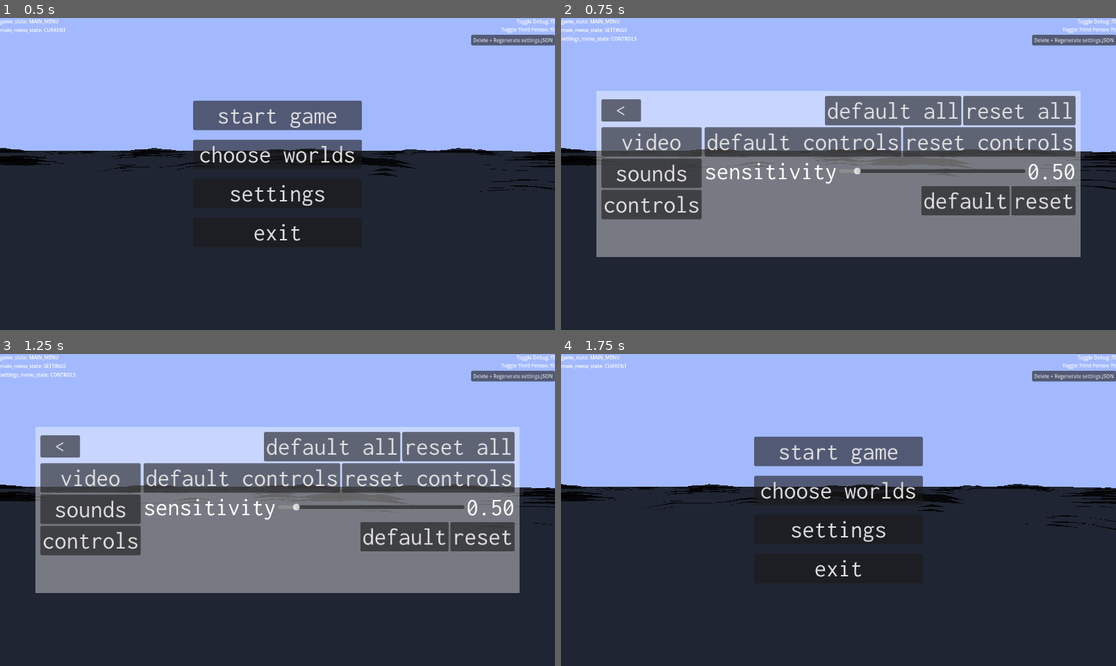
Above: before the commit, frames 1-4 (two rows, left to right).
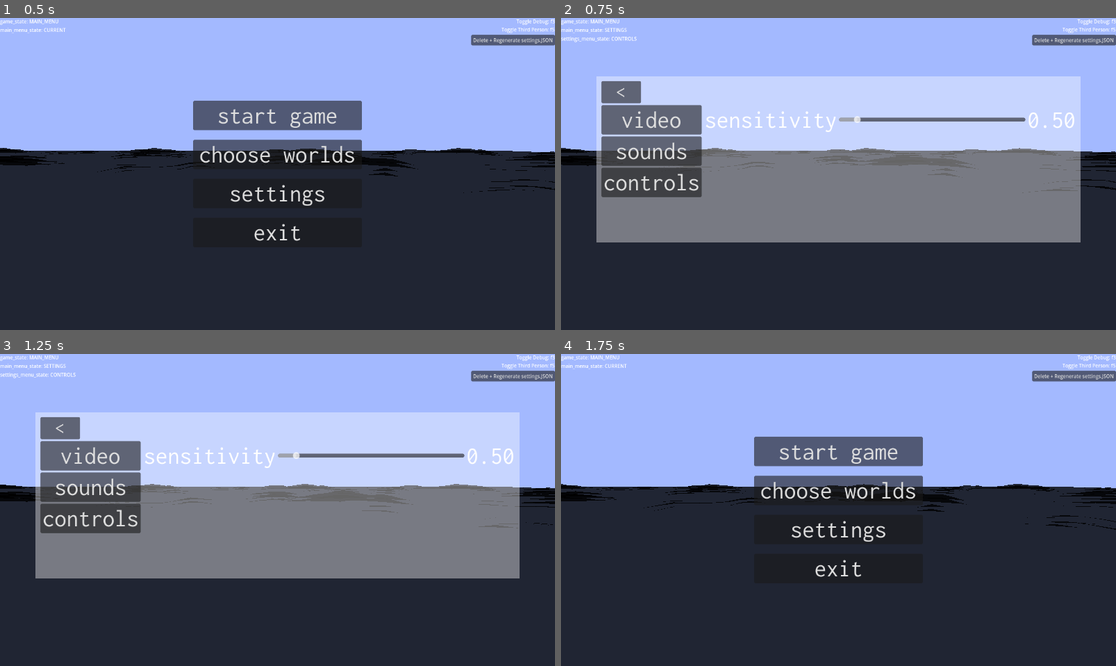
Above: after the commit, the same moments.

Repository: illogicalapple/open-water
Game: Godot game, scene res://scenes/start_menu.tscn
The game is run twice, just before and just after one commit, with the same random seed, the same clock (stepped at 60 frames per second) and the same inputs.
Inputs:
- Up to frame 1 (0.5 s): no input
- Up to frame 2 (0.75 s): click "settings" at 0.5 s
- Up to frame 3 (1.25 s): no input
- Up to frame 4 (1.75 s): click "<" at 1.25 s

Frame 1 is identical in both runs. In frame 2, 26% of the frame differs, in the area x 6-94%, y 18-77%; in frame 3, 26%; in frame 4, nothing differs.

Commit message:
made appropriate defaut/reset buttons show up only when they are needed

Diff:
--- a/scenes/SettingsSubMenuSelector.gd
+++ b/scenes/SettingsSubMenuSelector.gd
@@ -7,6 +7,10 @@
 @export var key_map_submenu : ControlsSubMenu
 
 func _ready() -> void:
+	pass
+
+# Called when settings is entered.
+func pick_current_state() -> void:
 	match current_state:
 		States.SettingsMenuStates.CONTROLS:
 			_on_controls_pressed()
--- a/scenes/controls_sub_menu.gd
+++ b/scenes/controls_sub_menu.gd
@@ -1,13 +1,117 @@
 extends Control
 class_name ControlsSubMenu # Giving class name cus want auto-complete.
 
+var default_property_changes : Dictionary = {}
+var revert_property_changes : Dictionary = {}
+
+# Later: change function so doesn't need to repeat code for default and reset
+func set_buttons_visibility(value: float, key : String) -> void:
+	# Check for default button:
+	var default_button : Button = get_button_from_key(key ,false)
+	var default_value = get_default_value_of_property_key(key)
+
+	if value == default_value:
+		#print ("value is default")
+		# Remove default button's visibility, value is already default.
+		default_property_changes.erase(key) # it's fine to call erase even if it doesn't have key.
+
+		# Hide the property default button:
+		default_button.visible = false
+
+		# Check if submenu's default button needs to be set to invisible too:
+		if default_property_changes.is_empty():
+			default_all.visible = false
+	else:
+		default_property_changes[key] = null # create a key inside. Needs a value (but it is arbitrary, use smallest),
+		# Show the property default button:
+		default_button.visible = true
+		# Show the submenu default button:
+		default_all.visible = true
+
+	###
+
+	# Check for reset button: unless NOT in settings in the first place.
+	if States.settings_menu_state == States.SettingsMenuStates.NONE:
+		return
+
+	var reset_button : Button = get_button_from_key(key ,true)
+	var reset_value = get_reset_value_of_property_key(key)
+	if value == reset_value:
+		# Remove default button's visibility, value is already default.
+		revert_property_changes.erase(key) # it's fine to call erase even if it doesn't have key.
+
+		# Hide the property default button:
+		reset_button.visible = false
+
+		# Check if submenu's default button needs to be set to invisible too:
+		if revert_property_changes.is_empty():
+			reset_all.visible = false
+	else:
+		revert_property_changes[key] = null # create a key inside. Needs a value (but it is arbitrary, use smallest),
+		# Show the property default button:
+		reset_button.visible = true
+		# Show the submenu default button:
+		reset_all.visible = true
+
+	# Check for global default and reset's visibility
+	Settings.set_default_and_reset_button_visibility()
+
+
+func get_button_from_key(key : String, reset_button : bool) -> Button:
+	match key:
+		"MOUSE_SENSITIVITY":
+			return reset_mouse_sensitivity if reset_button else default_mouse_sensitivity
+		_:
+			printerr("can't get default button. Unknown key: ", key)
+			return null
+
+
+func get_default_value_of_property_key(key : String):
+	var settings_key = Settings.get_setting_key_from_submenu_or_null(self)
+	if settings_key == null:
+		printerr("cant check default value!")
+		return
+
+	if not Settings.default_setting.has(settings_key):
+		printerr("can't get : ", settings_key, " inside default_setting")
+		return
+
+	var submenu_default_settings = Settings.default_setting[settings_key]
+
+	var default_save_value = submenu_default_settings[key]  #[node_path, property_path, value]
+
+	return default_save_value[2]
+
+
+func get_reset_value_of_property_key(key : String):
+	var settings_key = Settings.get_setting_key_from_submenu_or_null(self)
+	if settings_key == null:
+		printerr("cant check reset value!")
+		return
+	var submenu_default_settings = Settings.reset_setting[settings_key]
+
+	var default_save_value = submenu_default_settings[key]  #[node_path, property_path, value]
+
+	return default_save_value[2]
+
+
+
+
 #@export_group("Labels")
 # Using category instead of group because don't want to expand group every time.
+@export_category("Property Nodes")
+@export var mouse_sensitivity_slider : HSlider
+
 @export_category("Labels")
 @export var mouse_sensitivity_label : Label
 
-@export_category("Property Nodes")
-@export var mouse_sensitivity_slider : HSlider
+@export_group("Default Buttons" , "default_")
+@export var default_all : Button
+@export var default_mouse_sensitivity : Button
+
+@export_group("Reset Buttons" , "reset_")
+@export var reset_all : Button
+@export var reset_mouse_sensitivity : Button
 
 # Storing save data with 3 values for now.
 # 1. Key for its dictionary (e.g., "FOV")
@@ -24,6 +128,23 @@
 # Called when the node enters the scene tree for the first time.
 func _ready() -> void:
 	mouse_sensitivity_label.text = str("%0.2f" % mouse_sensitivity_slider.value)
+	Settings.visibility_changed.connect(hide_all_reset_buttons)
+	Settings.settings_loaded.connect(set_all_buttons_visibility)
+	#set_all_buttons_visibility()
+	#hide_all_reset_buttons()
+
+func set_all_buttons_visibility() -> void:
+	for key in key_paths.keys():
+		var node_path = key_paths[key][0]
+		var property_path = key_paths[key][1]
+		var value = get_node(node_path).get_indexed(property_path)
+		set_buttons_visibility(value, key)
+
+func hide_all_reset_buttons() -> void:
+	if Settings.visible == false:
+		reset_all.visible = false
+		reset_mouse_sensitivity.visible = false
+
 
 #@warning_ignore("native_method_override")
 #func get_class():
@@ -47,6 +168,11 @@
 		return
 	Settings.settings[settings_key] [key] = save_value
 
+	set_buttons_visibility(value, key)
+
+
+
+
 # For any setting:
 func set_to_default(key : String) -> void:
 	Settings.default_single_setting(key, self)
@@ -75,19 +201,3 @@
 # Getters:
 func get_mouse_sensitivity() -> float:
 	return mouse_sensitivity_slider.value
-
-
-
-#func _on_visibility_changed() -> void:
-#	# May be entering or exiting... [may be hidden or visible]
-#	# Entering if not currently set to the corresponding state
-#	if States != null: # Will be null when game starts up. Node is not ready()
-#		if States.settings_menu_state != States.SettingsMenuStates.KEY_MAPPING:
-#			# Entering
-#			#print ("entering")
-#			States.settings_menu_state = States.SettingsMenuStates.KEY_MAPPING
-#		else:
-#			# Exiting.
-#			#print ("exiting")
-#			States.settings_menu_state = States.SettingsMenuStates.CURRENT
-#
--- a/scenes/controls_sub_menu.tscn
+++ b/scenes/controls_sub_menu.tscn
@@ -2,7 +2,7 @@
 
 [ext_resource type="Script" path="res://scenes/controls_sub_menu.gd" id="1_rb8xs"]
 
-[node name="ControlsSubMenu" type="VBoxContainer" node_paths=PackedStringArray("mouse_sensitivity_label", "mouse_sensitivity_slider")]
+[node name="ControlsSubMenu" type="VBoxContainer" node_paths=PackedStringArray("mouse_sensitivity_slider", "mouse_sensitivity_label", "default_all", "default_mouse_sensitivity", "reset_all", "reset_mouse_sensitivity")]
 anchors_preset = 15
 anchor_right = 1.0
 anchor_bottom = 1.0
@@ -10,8 +10,12 @@
 grow_vertical = 2
 size_flags_horizontal = 3
 script = ExtResource("1_rb8xs")
+mouse_sensitivity_slider = NodePath("ControlsSettings/VBoxContainer/Mouse Sensitivity/HBoxVontainer/DPISlider")
 mouse_sensitivity_label = NodePath("ControlsSettings/VBoxContainer/Mouse Sensitivity/HBoxVontainer/Value")
-mouse_sensitivity_slider = NodePath("ControlsSettings/VBoxContainer/Mouse Sensitivity/HBoxVontainer/DPISlider")
+default_all = NodePath("SubMenu Local Buttons/Default submenu")
+default_mouse_sensitivity = NodePath("ControlsSettings/VBoxContainer/Mouse Sensitivity/HBoxContainer/default")
+reset_all = NodePath("SubMenu Local Buttons/Reset submenu")
+reset_mouse_sensitivity = NodePath("ControlsSettings/VBoxContainer/Mouse Sensitivity/HBoxContainer/reset")
 
 [node name="SubMenu Local Buttons" type="HBoxContainer" parent="."]
 layout_mode = 2
--- a/scenes/settings.gd
+++ b/scenes/settings.gd
@@ -4,12 +4,83 @@
 ## Currentlt also saves/loads settings variables.
 ## May put loading/saving into another class instead in the future.
 
+signal settings_loaded
+
+@export var default_button : Button
+@export var reset_button : Button
+
 @export var submenu_selector : Node
 
 @export var video_submenu : VideoSubMenu
 #@export var keymap_submenu : KeyMapSubMenu
 @export var controls_submenu : ControlsSubMenu
 
+# Holds REFERENCES/POINTERS to dictionaries. Not copies.
+@onready var submenu_default_property_changes : Array[Dictionary] = [
+	video_submenu.default_property_changes,
+	controls_submenu.default_property_changes,
+]
+# Holds REFERENCES/POINTERS to dictionaries. Not copies.
+@onready var submenu_reset_property_changes : Array[Dictionary] = [
+	video_submenu.revert_property_changes,
+	controls_submenu.revert_property_changes,
+]
+
+# Later: change function so doesn't need to repeat code for default and reset
+func set_default_and_reset_button_visibility() -> void:
+	var submenu_default_property_changes : Array[Dictionary] = [
+		video_submenu.default_property_changes,
+		controls_submenu.default_property_changes,
+	]
+	# Holds REFERENCES/POINTERS to dictionaries. Not copies.
+	var submenu_reset_property_changes : Array[Dictionary] = [
+		video_submenu.revert_property_changes,
+		controls_submenu.revert_property_changes,
+	]
+
+	# Checks for default
+	# If all default_property_changes dictionaries in submenus are empty.
+	# Set to invisible. Else visible.
+
+	# Check if any dictionary is NOT empty:
+	if (
+		submenu_default_property_changes.any(
+		func (dict : Dictionary):
+			if not dict.is_empty():
+				print ("not empty dict: ", dict)
+				return true
+			else:
+				print ("all defaults are empty")
+				return false
+	)):
+		# something is not empty. Keep global default button visible.
+		default_button.visible = true
+	else:
+		#print ("all defaults are empty?")
+		default_button.visible = false
+
+	# Checks for reset
+	# If all revert_property_changes dictionaries in submenus are empty.
+	# Set to invisible. Else visible.
+
+	# Check if any dictionary is NOT empty:
+	if (
+		submenu_reset_property_changes.any(
+		func (dict : Dictionary) :
+			if not dict.is_empty():
+				return true
+			else:
+				return false
+	)):
+		# something is not empty. Keep global reset button visible.
+		reset_button.visible = true
+	else:
+		reset_button.visible = false
+
+
+
+
+
 #enum VideoSettings {FOV}
 
 func get_value(node : NodePath, property_path : NodePath):
@@ -23,10 +94,14 @@
 
 ## Stores all settings from below.
 ## Is the variant that is serialized into settings.json.
-var settings : Dictionary = {
-	"video_settings" : {},
+@onready var settings : Dictionary = {
+	"video_settings" : {
+		"default_property_changes": video_submenu.default_property_changes
+	},
 	"audio_settings" : {},
-	"controls_settings": {},
+	"controls_settings": {
+		"default_property_changes": controls_submenu.default_property_changes
+	},
 }
 
 ## Set when settings menu is entered. Cleared when settings menu exits
@@ -36,6 +111,7 @@
 # Called when the node enters the scene tree for the first time.
 func _ready() -> void:
 	visible = false
+	reset_button.visible = false
 
 	load_and_set()
 
@@ -43,14 +119,11 @@
 func load_and_set(regenerate_default : bool = true) -> void:
 	# Create default_settings: empty dictionaries.
 	if regenerate_default:
-		default_setting = {
-			"video_settings" : {},
-			"audio_settings" : {},
-			"controls_settings": {},
-		}
+		default_setting = settings.duplicate(true)
 
 	# Load settings.
 	load_settings()
+
 
 	# Goes through all settings in sub_menus to set the default.
 	if regenerate_default:
@@ -64,7 +137,7 @@
 
 	set_all_setting_values()
 	#print ("loaded settings: ", default_setting)
-
+	settings_loaded.emit()
 
 # Check to see if settings does NOT have any values in default.
 # If this is the case a new setting has been added and MUST be duplicated into settings.
@@ -145,12 +218,20 @@
 	#print ("\nreset settings: ", reset_setting)
 	States.settings_menu_state = submenu_selector.current_state
 
+	submenu_selector.pick_current_state()
+
 # Called when exited from MainMenu and EscapeMenu
 func exited() -> void:
 	#print ("exited")
 	visible = false
 	save_settings()
-	reset_setting = {}
+
+	# Clear all reset settings:
+	reset_setting.clear()
+	reset_button.visible = false
+	for dict in submenu_reset_property_changes:
+		dict.clear()
+
 
 func exit_settings_menu() -> void:
 	# For now, settings menu can can be either from
@@ -177,6 +258,7 @@
 		var specific_settings = settings[setting_key] # iterates over "video_settings" and "controls_settings", etc.
 
 		for key in specific_settings.keys(): # e.g., all keys in settings["video_settings"]
+			if key == "default_property_changes": continue
 			var array_val = specific_settings[key]
 			var node_path = array_val[0]
 			var property_path = array_val[1]
@@ -201,6 +283,7 @@
 
 	# Sets all values to default.
 	for key in default_specific_settings.keys():
+		if key == "default_property_changes": continue
 		if not default_specific_settings.has(key):
 			printerr("attempt to reset setting [", key, "] failed. default settings of", setting_key , " does not have key.")
 			continue
@@ -231,7 +314,7 @@
 
 	# Sets all values to reset values.
 	for key in reset_specific_settings.keys():
-
+		if key == "default_property_changes": continue
 		if not reset_specific_settings.has(key):
 			printerr("attempt to reset setting [", key, "] failed. reset settings of", setting_key , " does not have key.")
 			continue
@@ -405,6 +488,21 @@
 #			print_debug("Settings gotten form JSON data: ", settings)
 
 		settings = parsed_settings_result
+
+		#settings_loaded.emit()
+
+		# load all default_property_changes in each submenu
+		for setting_key in settings.keys():
+			var submenu = get_submenu_from_settings_key_or_null(setting_key)
+
+			if not settings[setting_key].has("default_property_changes"):
+				# temporarily commenting out!
+				#printerr(setting_key , ": does not have default_property_changes! Please regenerate settings.JSON")
+				return
+
+			submenu.default_property_changes = settings[setting_key]["default_property_changes"]
+
+
 		#print ("parsed settings: ", settings)
 	else:
 		settings = default_setting.duplicate(true)
--- a/scenes/settings_menu.tscn
+++ b/scenes/settings_menu.tscn
@@ -6,23 +6,26 @@
 [ext_resource type="PackedScene" uid="uid://bh0qaoarf0pas" path="res://scenes/controls_sub_menu.tscn" id="4_ogpwa"]
 [ext_resource type="PackedScene" uid="uid://b4wwldpq1vint" path="res://scenes/video_sub_menu.tscn" id="5_llo0m"]
 
-[node name="Settings" type="CanvasLayer" node_paths=PackedStringArray("submenu_selector", "video_submenu", "controls_submenu")]
+[node name="Settings" type="CanvasLayer" node_paths=PackedStringArray("default_button", "reset_button", "submenu_selector", "video_submenu", "controls_submenu")]
 process_mode = 3
 script = ExtResource("1_oid88")
+default_button = NodePath("MarginContainer/MarginContainer/VBoxContainer/GlobalButtons/HBoxContainer/Default all")
+reset_button = NodePath("MarginContainer/MarginContainer/VBoxContainer/GlobalButtons/HBoxContainer/Reset all")
 submenu_selector = NodePath("MarginContainer/MarginContainer/VBoxContainer/SubMenus/SubMenuSelector")
 video_submenu = NodePath("MarginContainer/MarginContainer/VBoxContainer/SubMenus/VideoSubMenu")
 controls_submenu = NodePath("MarginContainer/MarginContainer/VBoxContainer/SubMenus/ControlsSubMenu")
 
 [node name="MarginContainer" type="MarginContainer" parent="."]
+custom_minimum_size = Vector2(1004, 345)
 anchors_preset = 8
 anchor_left = 0.5
 anchor_top = 0.5
 anchor_right = 0.5
 anchor_bottom = 0.5
-offset_left = -382.0
+offset_left = -502.0
 offset_top = -172.5
-offset_right = 382.0
-offset_bottom = 172.5
+offset_right = 502.0
+offset_bottom = 111.5
 grow_horizontal = 2
 grow_vertical = 2
 theme = ExtResource("1_chgt2")
--- a/scenes/video_sub_menu.tscn
+++ b/scenes/video_sub_menu.tscn
@@ -2,7 +2,7 @@
 
 [ext_resource type="Script" path="res://scenes/video_submenu.gd" id="1_1udyx"]
 
-[node name="VideoSubMenu" type="VBoxContainer" node_paths=PackedStringArray("fov_slider_label", "fov_slider")]
+[node name="VideoSubMenu" type="VBoxContainer" node_paths=PackedStringArray("fov_slider", "fov_slider_label", "default_all", "default_FOV", "reset_all", "reset_FOV")]
 anchors_preset = 15
 anchor_right = 1.0
 anchor_bottom = 1.0
@@ -10,8 +10,12 @@
 grow_vertical = 2
 size_flags_horizontal = 3
 script = ExtResource("1_1udyx")
+fov_slider = NodePath("VideoSettings/VBoxContainer/FOV/HBoxVontainer/FOVSlider")
 fov_slider_label = NodePath("VideoSettings/VBoxContainer/FOV/HBoxVontainer/Value")
-fov_slider = NodePath("VideoSettings/VBoxContainer/FOV/HBoxVontainer/FOVSlider")
+default_all = NodePath("SubMenu Local Buttons/Default submenu")
+default_FOV = NodePath("VideoSettings/VBoxContainer/FOV/HBoxContainer/default")
+reset_all = NodePath("SubMenu Local Buttons/Reset submenu")
+reset_FOV = NodePath("VideoSettings/VBoxContainer/FOV/HBoxContainer/reset")
 
 [node name="SubMenu Local Buttons" type="HBoxContainer" parent="."]
 layout_mode = 2
--- a/scenes/video_submenu.gd
+++ b/scenes/video_submenu.gd
@@ -1,13 +1,120 @@
 extends Control
 class_name VideoSubMenu # Giving class name cus want auto-complete.
 
+var default_property_changes : Dictionary = {}
+var revert_property_changes : Dictionary = {}
+
+# Later: change function so doesn't need to repeat code for default and reset
+func set_buttons_visibility(value: float, key : String) -> void:
+	# Check for default button:
+	var default_button : Button = get_button_from_key(key ,false)
+	var default_value = get_default_value_of_property_key(key)
+
+	if value == default_value:
+		print ("vale is default")
+		# Remove default button's visibility, value is already default.
+		default_property_changes.erase(key) # it's fine to call erase even if it doesn't have key.
+
+		# Hide the property default button:
+		default_button.visible = false
+
+		# Check if submenu's default button needs to be set to invisible too:
+		if default_property_changes.is_empty():
+			default_all.visible = false
+	else:
+		print ("value is not default")
+		default_property_changes[key] = null # create a key inside. Needs a value (but it is arbitrary, use smallest),
+
+		print ("created default key: ", default_property_changes)
+
+		# Show the property default button:
+		default_button.visible = true
+		# Show the submenu default button:
+		default_all.visible = true
+
+	# Check for reset button: unless NOT in settings in the first place.
+	if States.settings_menu_state == States.SettingsMenuStates.NONE:
+		# Check for global default and reset's visibility
+		Settings.set_default_and_reset_button_visibility()
+		return
+
+	var reset_button : Button = get_button_from_key(key ,true)
+	var reset_value = get_reset_value_of_property_key(key)
+	if value == reset_value:
+		# Remove default button's visibility, value is already default.
+		revert_property_changes.erase(key) # it's fine to call erase even if it doesn't have key.
+
+		# Hide the property default button:
+		reset_button.visible = false
+
+		# Check if submenu's default button needs to be set to invisible too:
+		if revert_property_changes.is_empty():
+			reset_all.visible = false
+	else:
+		revert_property_changes[key] = null # create a key inside. Needs a value (but it is arbitrary, use smallest),
+		# Show the property default button:
+		reset_button.visible = true
+		# Show the submenu default button:
+		reset_all.visible = true
+
+	# Check for global default and reset's visibility
+	Settings.set_default_and_reset_button_visibility()
+
+
+func get_button_from_key(key : String, reset_button : bool) -> Button:
+	match key:
+		"FOV":
+			return reset_FOV if reset_button else default_FOV
+		_:
+			printerr("can't get default button. Unknown key: ", key)
+			return null
+
+
+func get_default_value_of_property_key(key : String):
+	var settings_key = Settings.get_setting_key_from_submenu_or_null(self)
+	if settings_key == null:
+		printerr("cant check default value!")
+		return
+
+	if not Settings.default_setting.has(settings_key):
+		printerr("can't get : ", settings_key, " inside default_setting")
+		return
+
+	var submenu_default_settings = Settings.default_setting[settings_key]
+
+	var default_save_value = submenu_default_settings[key]  #[node_path, property_path, value]
+
+	return default_save_value[2]
+
+
+func get_reset_value_of_property_key(key : String):
+	var settings_key = Settings.get_setting_key_from_submenu_or_null(self)
+	if settings_key == null:
+		printerr("cant check reset value!")
+		return
+	var submenu_default_settings = Settings.reset_setting[settings_key]
+
+	var default_save_value = submenu_default_settings[key]  #[node_path, property_path, value]
+
+	return default_save_value[2]
+
+
 #@export_group("Labels")
 # Using category instead of group because don't want to expand group every time.
+@export_category("Property Nodes")
+@export var fov_slider : HSlider
+
 @export_category("Labels")
 @export var fov_slider_label : Label
 
-@export_category("Property Nodes")
-@export var fov_slider : HSlider
+@export_group("Default Buttons" , "default_")
+@export var default_all : Button
+@export var default_FOV : Button
+
+@export_group("Reset Buttons" , "reset_")
+@export var reset_all : Button
+@export var reset_FOV : Button
+
 #@export var mouse_sensitivity_slider : HSlider
 
 # Storing save data with 3 values for now.
@@ -25,6 +132,23 @@
 # Called when the node enters the scene tree for the first time.
 func _ready() -> void:
 	fov_slider_label.text = str(fov_slider.value)
+	Settings.visibility_changed.connect(hide_all_reset_buttons)
+	Settings.settings_loaded.connect(set_all_buttons_visibility)
+	#set_all_buttons_visibility()
+	#hide_all_reset_buttons()
+
+func set_all_buttons_visibility() -> void:
+	for key in key_paths.keys():
+		var node_path = key_paths[key][0]
+		var property_path = key_paths[key][1]
+		var value = get_node(node_path).get_indexed(property_path)
+		set_buttons_visibility(value, key)
+
+
+func hide_all_reset_buttons() -> void:
+	if Settings.visible == false:
+		reset_all.visible = false
+		reset_FOV.visible = false
 
 #@warning_ignore("native_method_override")
 #func get_class():
@@ -34,8 +158,6 @@
 #func is_class(value):
 #	return value == "VideoSubMenu"
 
-
-
 # Saves any settings from any slider:
 func slider_change(value: float, key : String) -> void:
 	var key_array = key_paths[key]
@@ -50,6 +172,8 @@
 		return
 	Settings.settings[settings_key] [key] = save_value
 
+	set_buttons_visibility(value, key)
+
 # For any setting:
 func set_to_default(key : String) -> void:
 	Settings.default_single_setting(key, self)
@@ -80,13 +204,3 @@
 # Getters:
 func get_fov() -> float:
 	return fov_slider.value
-
-
-#func _on_visibility_changed() -> void:
-#	if States != null: # Will be null when game starts up. Node is not ready()
-#		if States.settings_menu_state != States.SettingsMenuStates.VIDEO:
-#			# Entering
-#			States.settings_menu_state = States.SettingsMenuStates.VIDEO
-#		else:
-#			# Exiting.
-#			States.settings_menu_state = States.SettingsMenuStates.CURRENT
--- a/states.gd
+++ b/states.gd
@@ -29,6 +29,7 @@
 var settings_menu_state := SettingsMenuStates.NONE:
 	set(state):
 		settings_menu_state = state
+		#print ("settings state: ", state)
 		Debug.settings_menu_state_changed(state)
 
 var character_state := CharacterStates.NORMAL:
Not shown: 1 places in scenes/settings_menu.tscn that only renumber resources
